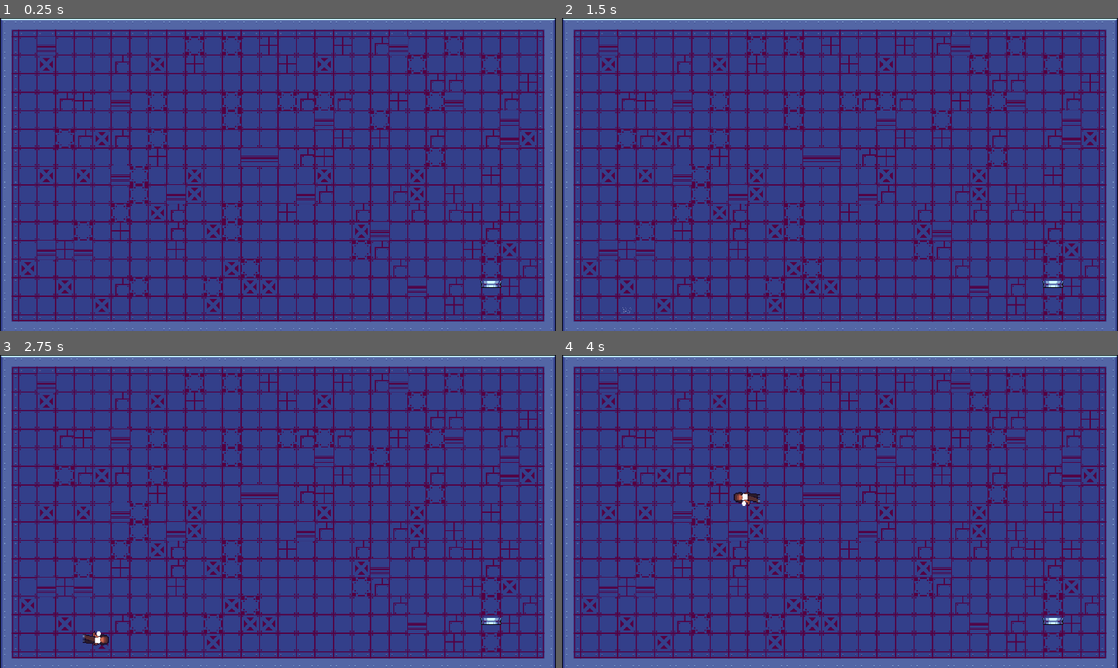
Above: before the commit, frames 1-4 (two rows, left to right).
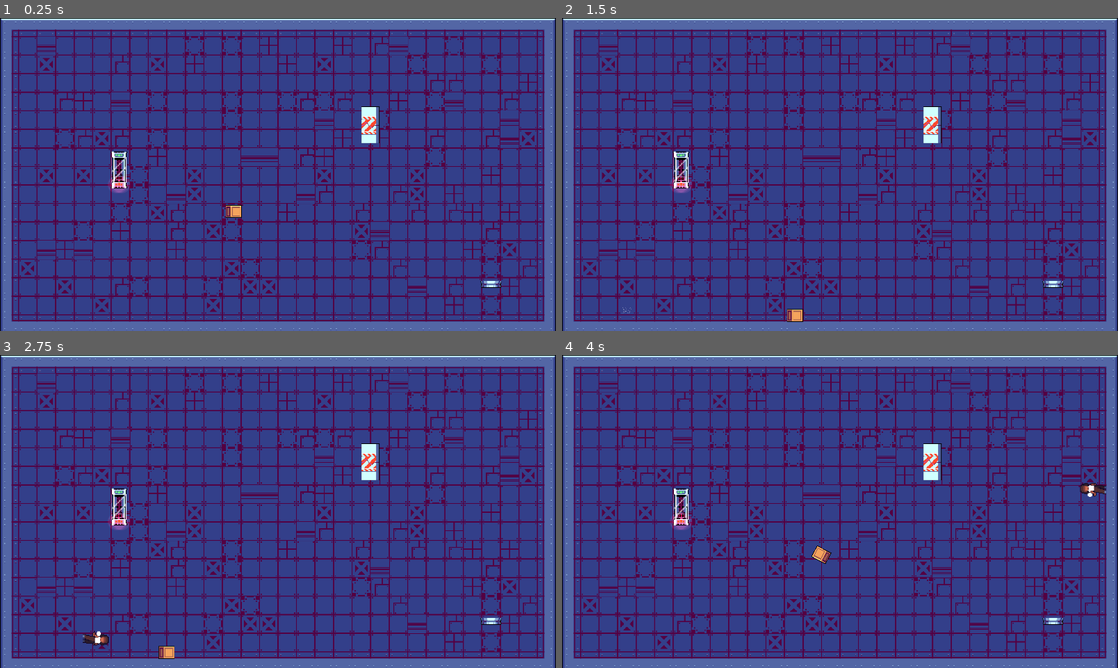
Above: after the commit, the same moments.

Repository: Harry32/ThinkyGameJam
Game: Godot game, scene res://scenes/levels/level_teste.tscn
Same seed, same stepped clock (60 frames per second), same inputs: the game is played once before the commit and once after it. This scene is started directly instead of the project's main scene.
Inputs:
- Up to frame 1 (0.25 s): no input
- Up to frame 2 (1.5 s): hold Shift (Gravity) 0.53-1.28 s; hold D (Right) from 0.53 s (still down); tap Space (Jump) at 0.77 s; tap Enter at 1.25 s; tap Shift (Gravity) at 1.35 s
- Up to frame 3 (2.75 s): tap Space (Jump) at 1.52 s; release D (Right) at 2.03 s; hold A (Left) from 2.03 s (still down); hold Shift (Gravity) from 2.03 s (still down)
- Up to frame 4 (4 s): release A (Left) at 2.78 s; release Shift (Gravity) at 2.78 s; hold D (Right) from 2.78 s (still down); tap Shift (Gravity) at 2.85 s; tap Space (Jump) at 3.02, 3.77 s; hold Shift (Gravity) from 3.53 s (still down)

The runs differ from the first frame. In frame 1, 0.9% of the frame differs, in the area x 19-69%, y 28-64%; in frame 2, 0.9%; in frame 3, 0.9%; in frame 4, 1.2%, in the area x 19-98%, y 28-67%.

Commit message:
Adding some sounds

Diff:
--- a/scenes/levels/level_teste.tscn
+++ b/scenes/levels/level_teste.tscn
@@ -1,7 +1,10 @@
-[gd_scene load_steps=3 format=3 uid="uid://bpcipxx5w5ny6"]
+[gd_scene load_steps=6 format=3 uid="uid://bpcipxx5w5ny6"]
 
 [ext_resource type="PackedScene" uid="uid://c8y7wph201vx4" path="res://scenes/levels/level.tscn" id="1_bryci"]
 [ext_resource type="PackedScene" uid="uid://osp2udv5iiwm" path="res://scenes/objects/teleporter.tscn" id="2_dpbl4"]
+[ext_resource type="PackedScene" uid="uid://dguxwd8kbvmuh" path="res://scenes/objects/box.tscn" id="3_mamo1"]
+[ext_resource type="PackedScene" uid="uid://rlgyfwvht71v" path="res://scenes/mechanics/gravity_switch.tscn" id="4_artkq"]
+[ext_resource type="PackedScene" uid="uid://vstxymajgmdd" path="res://scenes/mechanics/door.tscn" id="5_nlpxw"]
 
 [node name="LevelTeste" instance=ExtResource("1_bryci")]
 
@@ -10,3 +13,15 @@
 
 [node name="Teleporter" parent="." index="4" instance=ExtResource("2_dpbl4")]
 position = Vector2(1696, 939)
+
+[node name="Box" parent="." index="5" instance=ExtResource("3_mamo1")]
+position = Vector2(807, 640)
+
+[node name="GravitySwitch" parent="." index="6" node_paths=PackedStringArray("door") instance=ExtResource("4_artkq")]
+position = Vector2(411, 524)
+door = NodePath("../Door")
+
+[node name="Door" parent="." index="7" instance=ExtResource("5_nlpxw")]
+position = Vector2(1279, 369)
+
+[connection signal="body_entered" from="Box" to="Box" method="_on_body_entered"]
--- a/scenes/mechanics/black_hole.tscn
+++ b/scenes/mechanics/black_hole.tscn
@@ -1,7 +1,8 @@
-[gd_scene load_steps=35 format=3 uid="uid://cqb6p78klute2"]
+[gd_scene load_steps=36 format=3 uid="uid://cqb6p78klute2"]
 
 [ext_resource type="Script" path="res://scripts/black_hole.gd" id="1_5ur3y"]
 [ext_resource type="Texture2D" uid="uid://bvn6dm1cba501" path="res://graphics/objects/Black Hole.png" id="2_l40x3"]
+[ext_resource type="AudioStream" uid="uid://dqkux1gcigecs" path="res://sounds/sfx/Gregor Quendel - Designed Sci-Fi - Subcycle.wav" id="3_1s223"]
 
 [sub_resource type="AtlasTexture" id="AtlasTexture_0riij"]
 atlas = ExtResource("2_l40x3")
@@ -241,5 +242,11 @@
 shape = SubResource("CircleShape2D_h7jhn")
 metadata/_edit_lock_ = true
 
+[node name="Sound" type="AudioStreamPlayer2D" parent="."]
+stream = ExtResource("3_1s223")
+volume_db = 10.0
+autoplay = true
+max_distance = 300.0
+
 [connection signal="body_entered" from="." to="." method="_on_body_entered"]
 [connection signal="body_exited" from="." to="." method="_on_body_exited"]
--- a/scenes/mechanics/destructible_cover.tscn
+++ b/scenes/mechanics/destructible_cover.tscn
@@ -1,10 +1,12 @@
-[gd_scene load_steps=29 format=3 uid="uid://bxr5pv4tcmwfk"]
+[gd_scene load_steps=31 format=3 uid="uid://bxr5pv4tcmwfk"]
 
 [ext_resource type="Script" path="res://scripts/destructible_cover.gd" id="1_4ic0g"]
 [ext_resource type="Texture2D" uid="uid://dfubpulrvc4vk" path="res://graphics/objects/Glass Silo.png" id="2_jcw1c"]
 [ext_resource type="Script" path="res://scripts/object.gd" id="2_t0ava"]
 [ext_resource type="Texture2D" uid="uid://c04a2td5j1rnf" path="res://graphics/circle.png" id="3_mgsla"]
 [ext_resource type="Texture2D" uid="uid://iwjoaaa0xd4b" path="res://graphics/objects/Silo Fragments.png" id="4_cy11p"]
+[ext_resource type="AudioStream" uid="uid://d2tivk16n4n0k" path="res://sounds/sfx/impactGlass_light_003.ogg" id="4_rpbga"]
+[ext_resource type="AudioStream" uid="uid://d07yaonxfm8qo" path="res://sounds/sfx/impactPlate_heavy_000.ogg" id="6_x7og2"]
 
 [sub_resource type="RectangleShape2D" id="RectangleShape2D_pr18e"]
 size = Vector2(74, 14)
@@ -215,6 +217,18 @@
 polygon = PackedVector2Array(-10, 22, -14, -13, 1, -17, 16, 4)
 metadata/_edit_lock_ = true
 
+[node name="Area2D" type="Area2D" parent="Fragments/Fragment1"]
+collision_layer = 2
+collision_mask = 4
+
+[node name="CollisionPolygon2D2" type="CollisionPolygon2D" parent="Fragments/Fragment1/Area2D"]
+polygon = PackedVector2Array(-11, 24, -15, -14, 1, -18, 17, 4)
+metadata/_edit_lock_ = true
+
+[node name="HitSound" type="AudioStreamPlayer" parent="Fragments/Fragment1"]
+stream = ExtResource("4_rpbga")
+volume_db = -15.0
+
 [node name="Fragment2" type="RigidBody2D" parent="Fragments"]
 position = Vector2(1, -35)
 collision_layer = 8
@@ -233,6 +247,18 @@
 polygon = PackedVector2Array(-4, 11, -12.8662, 1.14872, -22, -9, 19, -9, 12, 6)
 metadata/_edit_lock_ = true
 
+[node name="Area2D" type="Area2D" parent="Fragments/Fragment2"]
+collision_layer = 2
+collision_mask = 4
+
+[node name="CollisionPolygon2D2" type="CollisionPolygon2D" parent="Fragments/Fragment2/Area2D"]
+polygon = PackedVector2Array(-5, 12, -24, -10, 20, -10, 12, 7)
+metadata/_edit_lock_ = true
+
+[node name="HitSound" type="AudioStreamPlayer" parent="Fragments/Fragment2"]
+stream = ExtResource("4_rpbga")
+volume_db = -15.0
+
 [node name="Fragment3" type="RigidBody2D" parent="Fragments"]
 position = Vector2(22, -32)
 collision_layer = 8
@@ -251,6 +277,18 @@
 polygon = PackedVector2Array(-25, 12, -4, 1, 14, -17, 12, 18)
 metadata/_edit_lock_ = true
 
+[node name="Area2D" type="Area2D" parent="Fragments/Fragment3"]
+collision_layer = 2
+collision_mask = 4
+
+[node name="CollisionPolygon2D2" type="CollisionPolygon2D" parent="Fragments/Fragment3/Area2D"]
+polygon = PackedVector2Array(-26, 12, -5, 0, 15, -19, 13, 19)
+metadata/_edit_lock_ = true
+
+[node name="HitSound" type="AudioStreamPlayer" parent="Fragments/Fragment3"]
+stream = ExtResource("4_rpbga")
+volume_db = -15.0
+
 [node name="Fragment4" type="RigidBody2D" parent="Fragments"]
 position = Vector2(0, -9)
 collision_layer = 8
@@ -269,6 +307,18 @@
 polygon = PackedVector2Array(-16, 11, -8, -8, 7, -6, 9, 8)
 metadata/_edit_lock_ = true
 
+[node name="Area2D" type="Area2D" parent="Fragments/Fragment4"]
+collision_layer = 2
+collision_mask = 4
+
+[node name="CollisionPolygon2D2" type="CollisionPolygon2D" parent="Fragments/Fragment4/Area2D"]
+polygon = PackedVector2Array(-17, 12, -8, -9, 8, -7, 10, 9)
+metadata/_edit_lock_ = true
+
+[node name="HitSound" type="AudioStreamPlayer" parent="Fragments/Fragment4"]
+stream = ExtResource("4_rpbga")
+volume_db = -15.0
+
 [node name="Fragment5" type="RigidBody2D" parent="Fragments"]
 position = Vector2(18, 4)
 collision_layer = 8
@@ -287,6 +337,18 @@
 polygon = PackedVector2Array(-9, 11, -9, -11, 6, -13, 11, -1)
 metadata/_edit_lock_ = true
 
+[node name="Area2D" type="Area2D" parent="Fragments/Fragment5"]
+collision_layer = 2
+collision_mask = 4
+
+[node name="CollisionPolygon2D2" type="CollisionPolygon2D" parent="Fragments/Fragment5/Area2D"]
+polygon = PackedVector2Array(-10, 12, -10, -12, 7, -14, 12, 0)
+metadata/_edit_lock_ = true
+
+[node name="HitSound" type="AudioStreamPlayer" parent="Fragments/Fragment5"]
+stream = ExtResource("4_rpbga")
+volume_db = -15.0
+
 [node name="Fragment6" type="RigidBody2D" parent="Fragments"]
 position = Vector2(-18, 19)
 collision_layer = 8
@@ -305,6 +367,18 @@
 polygon = PackedVector2Array(-14, 3, 9, -17, 20, -5, 6, 11)
 metadata/_edit_lock_ = true
 
+[node name="Area2D" type="Area2D" parent="Fragments/Fragment6"]
+collision_layer = 2
+collision_mask = 4
+
+[node name="CollisionPolygon2D2" type="CollisionPolygon2D" parent="Fragments/Fragment6/Area2D"]
+polygon = PackedVector2Array(-15, 3, 9, -18, 21, -5, 6, 12)
+metadata/_edit_lock_ = true
+
+[node name="HitSound" type="AudioStreamPlayer" parent="Fragments/Fragment6"]
+stream = ExtResource("4_rpbga")
+volume_db = -15.0
+
 [node name="Fragment7" type="RigidBody2D" parent="Fragments"]
 position = Vector2(23, 21)
 collision_layer = 8
@@ -323,6 +397,18 @@
 polygon = PackedVector2Array(-19, 7, 7, -10, 10, 11, -2, 3)
 metadata/_edit_lock_ = true
 
+[node name="Area2D" type="Area2D" parent="Fragments/Fragment7"]
+collision_layer = 2
+collision_mask = 4
+
+[node name="CollisionPolygon2D2" type="CollisionPolygon2D" parent="Fragments/Fragment7/Area2D"]
+polygon = PackedVector2Array(-21, 8, 8, -11, 11, 12, -3, 4)
+metadata/_edit_lock_ = true
+
+[node name="HitSound" type="AudioStreamPlayer" parent="Fragments/Fragment7"]
+stream = ExtResource("4_rpbga")
+volume_db = -15.0
+
 [node name="Fragment8" type="RigidBody2D" parent="Fragments"]
 position = Vector2(32, 3)
 collision_layer = 8
@@ -340,6 +426,18 @@
 [node name="CollisionPolygon2D" type="CollisionPolygon2D" parent="Fragments/Fragment8"]
 polygon = PackedVector2Array(-4, 6, -5, -13, 5, -8, 4, 6)
 metadata/_edit_lock_ = true
+
+[node name="Area2D" type="Area2D" parent="Fragments/Fragment8"]
+collision_layer = 2
+collision_mask = 4
+
+[node name="CollisionPolygon2D2" type="CollisionPolygon2D" parent="Fragments/Fragment8/Area2D"]
+polygon = PackedVector2Array(-5, 7, -6, -14, 6, -8, 5, 7)
+metadata/_edit_lock_ = true
+
+[node name="HitSound" type="AudioStreamPlayer" parent="Fragments/Fragment8"]
+stream = ExtResource("4_rpbga")
+volume_db = -15.0
 
 [node name="CoverAnimatedSprite" type="AnimatedSprite2D" parent="."]
 scale = Vector2(2, 2)
@@ -367,4 +465,16 @@
 color = Color(0.145098, 0.145098, 0.145098, 1)
 color_ramp = SubResource("Gradient_doxp8")
 
+[node name="DamageAudio" type="AudioStreamPlayer" parent="."]
+stream = ExtResource("6_x7og2")
+volume_db = -10.0
+
 [connection signal="body_entered" from="CoverHitArea" to="." method="_on_cover_hit_area_body_entered"]
+[connection signal="body_entered" from="Fragments/Fragment1/Area2D" to="Fragments/Fragment1" method="_on_area_2d_body_entered"]
+[connection signal="body_entered" from="Fragments/Fragment2/Area2D" to="Fragments/Fragment2" method="_on_area_2d_body_entered"]
+[connection signal="body_entered" from="Fragments/Fragment3/Area2D" to="Fragments/Fragment3" method="_on_area_2d_body_entered"]
+[connection signal="body_entered" from="Fragments/Fragment4/Area2D" to="Fragments/Fragment4" method="_on_area_2d_body_entered"]
+[connection signal="body_entered" from="Fragments/Fragment5/Area2D" to="Fragments/Fragment5" method="_on_area_2d_body_entered"]
+[connection signal="body_entered" from="Fragments/Fragment6/Area2D" to="Fragments/Fragment6" method="_on_area_2d_body_entered"]
+[connection signal="body_entered" from="Fragments/Fragment7/Area2D" to="Fragments/Fragment7" method="_on_area_2d_body_entered"]
+[connection signal="body_entered" from="Fragments/Fragment8/Area2D" to="Fragments/Fragment8" method="_on_area_2d_body_entered"]
--- a/scenes/mechanics/gravity_switch.tscn
+++ b/scenes/mechanics/gravity_switch.tscn
@@ -1,10 +1,11 @@
-[gd_scene load_steps=13 format=3 uid="uid://rlgyfwvht71v"]
+[gd_scene load_steps=15 format=3 uid="uid://rlgyfwvht71v"]
 
 [ext_resource type="Script" path="res://scripts/gravity_switch.gd" id="1_asktq"]
 [ext_resource type="Texture2D" uid="uid://c04a2td5j1rnf" path="res://graphics/circle.png" id="1_dpxdo"]
 [ext_resource type="Script" path="res://scripts/switch_ball.gd" id="1_ll8h6"]
 [ext_resource type="Texture2D" uid="uid://dxinow0nu3td" path="res://graphics/objects/Gravity Switch (Back).png" id="2_ysjg2"]
 [ext_resource type="Texture2D" uid="uid://bj77wie8lw2n3" path="res://graphics/objects/Gravity Switch (Switch).png" id="4_0qvy5"]
+[ext_resource type="AudioStream" uid="uid://c2nlbeiling1a" path="res://sounds/sfx/impactMetal_heavy_000.ogg" id="5_dq8am"]
 [ext_resource type="Texture2D" uid="uid://clyp2sjndr6e8" path="res://graphics/objects/Gravity Switch (Glass).png" id="5_pm3e7"]
 
 [sub_resource type="RectangleShape2D" id="RectangleShape2D_fo8my"]
@@ -24,6 +25,9 @@
 
 [sub_resource type="RectangleShape2D" id="RectangleShape2D_g3v1g"]
 size = Vector2(15.7895, 15.7895)
+
+[sub_resource type="RectangleShape2D" id="RectangleShape2D_rxxo4"]
+size = Vector2(22, 26)
 
 [node name="GravitySwitch" type="StaticBody2D"]
 collision_layer = 4
@@ -78,9 +82,19 @@
 scale = Vector2(1.52, 1.52)
 shape = SubResource("RectangleShape2D_g3v1g")
 
+[node name="Area2D" type="Area2D" parent="Switch"]
+collision_layer = 2
+collision_mask = 4
+
+[node name="CollisionShape2D" type="CollisionShape2D" parent="Switch/Area2D"]
+shape = SubResource("RectangleShape2D_rxxo4")
+
 [node name="SwitchSprite" type="Sprite2D" parent="Switch"]
 scale = Vector2(2, 2)
 texture = ExtResource("4_0qvy5")
+
+[node name="HitSound" type="AudioStreamPlayer" parent="Switch"]
+stream = ExtResource("5_dq8am")
 
 [node name="GlassSprite" type="Sprite2D" parent="."]
 scale = Vector2(2, 2)
@@ -140,3 +154,4 @@
 
 [connection signal="body_entered" from="OnArea" to="." method="_on_on_area_body_entered"]
 [connection signal="body_entered" from="OffArea" to="." method="_on_off_area_body_entered"]
+[connection signal="body_entered" from="Switch/Area2D" to="Switch" method="_on_area_2d_body_entered"]
--- a/scenes/mechanics/simple_button.tscn
+++ b/scenes/mechanics/simple_button.tscn
@@ -1,7 +1,8 @@
-[gd_scene load_steps=13 format=3 uid="uid://p45e7cpriw7g"]
+[gd_scene load_steps=14 format=3 uid="uid://p45e7cpriw7g"]
 
 [ext_resource type="Script" path="res://scripts/simple_button.gd" id="1_djjcu"]
 [ext_resource type="Texture2D" uid="uid://bmu84hdwc115s" path="res://graphics/objects/Button.png" id="2_0japj"]
+[ext_resource type="AudioStream" uid="uid://c0usubglnt6xa" path="res://sounds/sfx/DM-CGS-20.wav" id="3_dc2ic"]
 
 [sub_resource type="RectangleShape2D" id="RectangleShape2D_ibixc"]
 size = Vector2(64, 50)
@@ -91,5 +92,9 @@
 frame_progress = 0.344841
 speed_scale = 1.5
 
+[node name="PressSound" type="AudioStreamPlayer" parent="."]
+stream = ExtResource("3_dc2ic")
+volume_db = -5.621
+
 [connection signal="body_entered" from="ButtonArea" to="." method="_on_area_2d_body_entered"]
 [connection signal="body_exited" from="ButtonArea" to="." method="_on_area_2d_body_exited"]
--- a/scenes/mechanics/weight_platform.tscn
+++ b/scenes/mechanics/weight_platform.tscn
@@ -1,8 +1,9 @@
-[gd_scene load_steps=10 format=3 uid="uid://drabor3uv3ars"]
+[gd_scene load_steps=11 format=3 uid="uid://drabor3uv3ars"]
 
 [ext_resource type="Script" path="res://scripts/weight_platform.gd" id="1_1iyrv"]
 [ext_resource type="Texture2D" uid="uid://x3hjs3rb2bvl" path="res://graphics/objects/Weight Platform.png" id="2_lbs7r"]
 [ext_resource type="PackedScene" uid="uid://d3lvv6co1ketv" path="res://scenes/objects/monitor.tscn" id="3_r3w8w"]
+[ext_resource type="AudioStream" uid="uid://skv2ugmiw5m1" path="res://sounds/sfx/DM-CGS-28.wav" id="4_u21hi"]
 
 [sub_resource type="RectangleShape2D" id="RectangleShape2D_ouxgc"]
 size = Vector2(192, 34)
@@ -65,5 +66,9 @@
 sprite_frames = SubResource("SpriteFrames_jslbd")
 animation = &"Move"
 
+[node name="UpdateSound" type="AudioStreamPlayer" parent="."]
+stream = ExtResource("4_u21hi")
+volume_db = -10.0
+
 [connection signal="body_entered" from="Area2D" to="." method="_on_area_2d_body_entered"]
 [connection signal="body_exited" from="Area2D" to="." method="_on_area_2d_body_exited"]
--- a/scenes/objects/box.tscn
+++ b/scenes/objects/box.tscn
@@ -23,3 +23,6 @@
 scale = Vector2(2, 2)
 texture = ExtResource("2_ofnsq")
 offset = Vector2(0, -5.5)
+
+[node name="CollisionShape2D" parent="Area2D" index="0"]
+position = Vector2(0, -1)
--- a/scenes/objects/object.tscn
+++ b/scenes/objects/object.tscn
@@ -1,9 +1,26 @@
-[gd_scene load_steps=2 format=3 uid="uid://b3rc3238hvjq2"]
+[gd_scene load_steps=4 format=3 uid="uid://b3rc3238hvjq2"]
 
 [ext_resource type="Script" path="res://scripts/object.gd" id="1_82d72"]
+[ext_resource type="AudioStream" uid="uid://08kvi2lru2bk" path="res://sounds/sfx/impactWood_medium_004.ogg" id="2_4koxp"]
+
+[sub_resource type="RectangleShape2D" id="RectangleShape2D_u6ttj"]
+size = Vector2(58, 46)
 
 [node name="Object" type="RigidBody2D"]
 collision_layer = 2
 collision_mask = 7
 gravity_scale = 0.0
 script = ExtResource("1_82d72")
+
+[node name="HitSound" type="AudioStreamPlayer" parent="."]
+stream = ExtResource("2_4koxp")
+volume_db = -10.305
+
+[node name="Area2D" type="Area2D" parent="."]
+collision_layer = 2
+collision_mask = 4
+
+[node name="CollisionShape2D" type="CollisionShape2D" parent="Area2D"]
+shape = SubResource("RectangleShape2D_u6ttj")
+
+[connection signal="body_entered" from="Area2D" to="." method="_on_area_2d_body_entered"]
--- a/scenes/objects/teleporter.tscn
+++ b/scenes/objects/teleporter.tscn
@@ -1,8 +1,9 @@
-[gd_scene load_steps=15 format=3 uid="uid://osp2udv5iiwm"]
+[gd_scene load_steps=16 format=3 uid="uid://osp2udv5iiwm"]
 
 [ext_resource type="Script" path="res://scripts/teleporter.gd" id="1_s32s7"]
 [ext_resource type="Texture2D" uid="uid://cprh0y0nuak1m" path="res://graphics/objects/Teleporter.png" id="1_seuci"]
 [ext_resource type="Texture2D" uid="uid://pamnw1lmiq5n" path="res://graphics/objects/Teleporter Beam.png" id="3_1d55p"]
+[ext_resource type="AudioStream" uid="uid://ba34pcqq7u7pt" path="res://sounds/sfx/Gregor Quendel - Designed Mecha - Sequences - Ambience 06 (Edited).mp3" id="4_hk7ou"]
 
 [sub_resource type="RectangleShape2D" id="RectangleShape2D_fg5gk"]
 size = Vector2(72, 24)
@@ -126,6 +127,10 @@
 position = Vector2(0, -32)
 target_position = Vector2(0, -1)
 
+[node name="EffectSound" type="AudioStreamPlayer" parent="."]
+stream = ExtResource("4_hk7ou")
+volume_db = -15.0
+
 [connection signal="body_entered" from="Area2D" to="." method="_on_area_2d_body_entered"]
 [connection signal="body_entered" from="TeleportArea" to="." method="_on_teleport_area_body_entered"]
 [connection signal="body_exited" from="TeleportArea" to="." method="_on_teleport_area_body_exited"]
--- a/scenes/player/player.tscn
+++ b/scenes/player/player.tscn
@@ -1,8 +1,9 @@
-[gd_scene load_steps=52 format=3 uid="uid://crdgt41diya2q"]
+[gd_scene load_steps=53 format=3 uid="uid://crdgt41diya2q"]
 
 [ext_resource type="Shader" path="res://shaders/teleport.gdshader" id="1_2t4yd"]
 [ext_resource type="Script" path="res://scripts/player.gd" id="1_q8xoc"]
 [ext_resource type="Texture2D" uid="uid://co6sh02stk713" path="res://graphics/player/Player Set.png" id="2_blbdj"]
+[ext_resource type="AudioStream" uid="uid://dfax4s7leqtqs" path="res://sounds/sfx/DM-CGS-33.wav" id="4_yy7vu"]
 
 [sub_resource type="OccluderPolygon2D" id="OccluderPolygon2D_n3owq"]
 polygon = PackedVector2Array(-13, 39, -13, 2, -6, -8, 8, -8, 13, 0, 13, 41, 0, 56)
@@ -562,3 +563,11 @@
 visible = false
 position = Vector2(0, 30)
 shape = SubResource("CapsuleShape2D_b1jny")
+
+[node name="TeleportSound" type="AudioStreamPlayer" parent="."]
+stream = ExtResource("4_yy7vu")
+volume_db = -15.0
+pitch_scale = 0.6
+
+[node name="AudioListener" type="AudioListener2D" parent="."]
+current = true
--- a/scripts/destructible_cover.gd
+++ b/scripts/destructible_cover.gd
@@ -8,10 +8,14 @@
 var animation_steps: Array[String] = ["Whole", "Hit 1", "Hit 2", "Broken"]
 var animation_current_step: int = 0
 var fragments_direction: Array[Vector2] = [Vector2(-1, 1)]
+var hitSound: AudioStream = preload("res://sounds/sfx/impactPlate_heavy_000.ogg")
+var explosionSound: AudioStream = preload("res://sounds/sfx/DM-CGS-48.wav")
 
 
 func _ready():
 	$CoverAnimatedSprite.set_animation("Whole")
+	$DamageAudio.stream = hitSound
+	$DamageAudio.volume_db = -10
 
 	if hits_to_break < 3:
 		for i in range(0, 3 - hits_to_break):
@@ -29,6 +33,9 @@
 			$GlassCollisionShape.queue_free()
 			$CoverHitArea.queue_free()
 			$CPUParticles2D.emitting = true
+			$DamageAudio.stream = explosionSound
+			$DamageAudio.volume_db = -5
+			$DamageAudio.play()
 			activate_fragments()
 
 			body.apply_central_impulse(position.direction_to(body.position) * body.get_velocity())
@@ -37,6 +44,8 @@
 
 ## Play the needed animation
 func play_hit_animation():
+	if not $Fragments.visible:
+		$DamageAudio.play()
 	animation_current_step += 1
 	$CoverAnimatedSprite.play(animation_steps[animation_current_step])
 
--- a/scripts/object.gd
+++ b/scripts/object.gd
@@ -48,3 +48,7 @@
 func set_global_gravity():
 	external_gravity = false
 	change_up_direction(GravityInformation.get_up_direction())
+
+
+func _on_area_2d_body_entered(body):
+	$HitSound.play()
--- a/scripts/player.gd
+++ b/scripts/player.gd
@@ -231,6 +231,8 @@
 		else:
 			tween.tween_method(set_shader_progress, 1.0, 0.0, 2)
 			tween.connect("finished", activate)
+			await get_tree().create_timer(1.2).timeout
+		$TeleportSound.play()
 
 
 func set_shader_progress(progress: float):
--- a/scripts/simple_button.gd
+++ b/scripts/simple_button.gd
@@ -19,6 +19,7 @@
 		$ButtonAnimatedSprite.play()
 		var tween = create_tween()
 		tween.tween_property($ButtonCollisionShape, "position", colliderEndPosition, 0.5)
+		$PressSound.play()
 		door.open()
 
 
@@ -28,4 +29,5 @@
 		$ButtonAnimatedSprite.play_backwards()
 		var tween = create_tween()
 		tween.tween_property($ButtonCollisionShape, "position", colliderStartPosition, 1)
+		$PressSound.play()
 		door.close()
--- a/scripts/switch_ball.gd
+++ b/scripts/switch_ball.gd
@@ -1 +1,4 @@
 extends "res://scripts/object.gd"
+
+func _on_area_2d_body_entered(body):
+	$HitSound.play()
--- a/scripts/teleporter.gd
+++ b/scripts/teleporter.gd
@@ -66,6 +66,7 @@
 		var tween = create_tween().parallel()
 		tween.tween_property($FrontPointLight, "energy", 5, 2)
 		tween.connect("finished", activate_teleport)
+		$EffectSound.play()
 
 
 func activate_teleport():
--- a/scripts/weight_platform.gd
+++ b/scripts/weight_platform.gd
@@ -9,18 +9,20 @@
 ## Set the platform's start position
 @export var startDown : bool = false
 
-var currentWeight : float = 0;
-var originalPosition : Vector2
-var destinationPosition : Vector2
+var currentWeight: float = 0;
+var originalPosition: Vector2
+var destinationPosition: Vector2
 var movementPosition: Vector2
-
 var tween: Tween
+var soundIn: AudioStream = preload("res://sounds/sfx/DM-CGS-28.wav")
+var soundOut: AudioStream = preload("res://sounds/sfx/DM-CGS-30.wav")
 
 
 func _ready():
 	originalPosition = position
 	destinationPosition = Vector2(originalPosition.x, originalPosition.y + movementDistance)
 	movementPosition = position
+	$UpdateSound.stream = soundIn
 
 	update_label(false)
 
@@ -40,6 +42,8 @@
 		currentWeight += body.mass
 
 		update_label()
+		$UpdateSound.stream = soundIn
+		$UpdateSound.play()
 
 		if preWeight < necessaryWeigth and currentWeight >= necessaryWeigth:
 			if position != destinationPosition:
@@ -54,6 +58,8 @@
 		currentWeight -= body.mass
 
 		update_label()
+		$UpdateSound.stream = soundOut
+		$UpdateSound.play()
 
 		if preWeight >= necessaryWeigth and currentWeight < necessaryWeigth:
 			if position != originalPosition:
Not shown, added: sounds/sfx/DM-CGS-20.wav.import
Not shown, added: sounds/sfx/DM-CGS-28.wav.import
Not shown, added: sounds/sfx/DM-CGS-30.wav.import
Not shown, added: sounds/sfx/DM-CGS-33.wav.import
Not shown, added: sounds/sfx/DM-CGS-48.wav.import
Not shown, added: sounds/sfx/Gregor Quendel - Designed Mecha - Sequences - Ambience 06 (Edited).mp3.import
Not shown, added: sounds/sfx/Gregor Quendel - Designed Sci-Fi - Subcycle.wav.import
Not shown, added: sounds/sfx/impactGlass_light_003.ogg.import
Not shown, added: sounds/sfx/impactMetal_heavy_000.ogg.import
Not shown, added: sounds/sfx/impactPlate_heavy_000.ogg.import
Not shown, added: sounds/sfx/impactWood_medium_004.ogg.import
Not shown, added: sounds/sfx/DM-CGS-20.wav
(and 10 more such lines)
